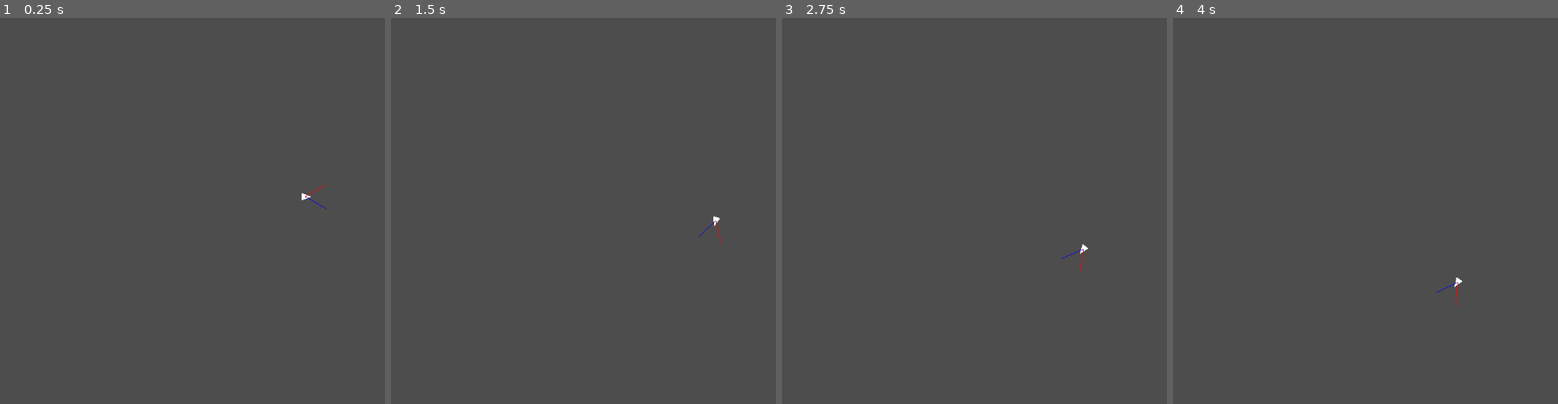
Above: before the commit, frames 1-4 (left to right).
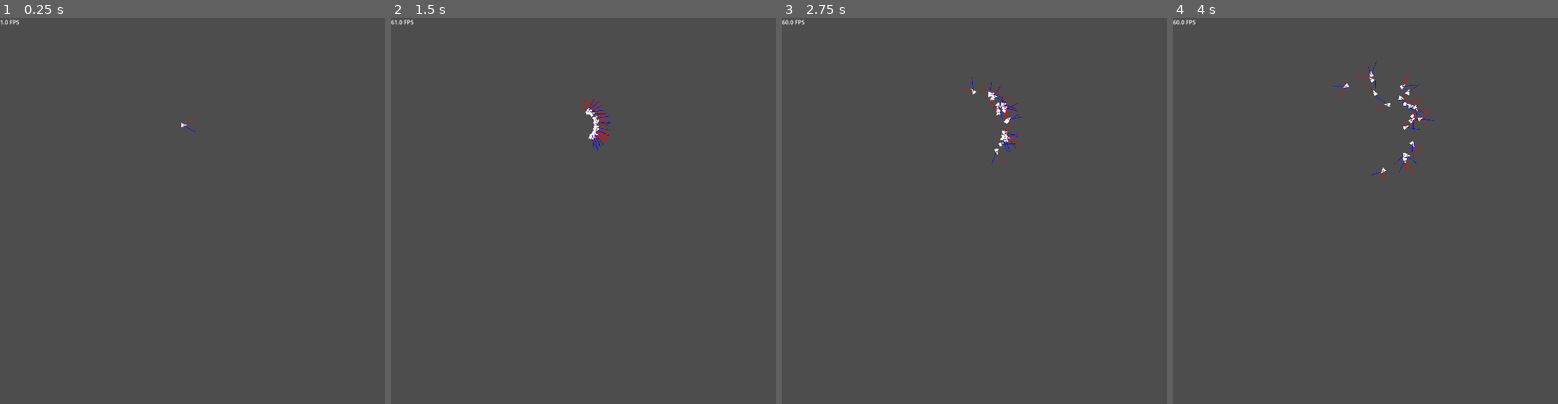
Above: after the commit, the same moments.

Repository: grantrichter04/ant-simulation
Game: Godot game, scene res://main.tscn
Two runs of this game, one before a commit and one after it. Both use one fixed random seed, a clock stepped at 60 frames per second and the inputs below.
Inputs (mouse positions are in pixels of both pictures, inside the frame that each line leads up to):
- Up to frame 1 (0.25 s): no input
- Up to frame 2 (1.5 s): move the mouse to (outside the picture) at 0.52 s; click (outside the picture) at 0.67 s; move the mouse to (598, 230) at 1.27 s; click (598, 230) at 1.42 s
- Up to frame 3 (2.75 s): move the mouse to (outside the picture) at 2.02 s; click (outside the picture) at 2.17 s
- Up to frame 4 (4 s): move the mouse to (1481, 288) at 2.77 s; click (1481, 288) at 2.92 s; move the mouse to (outside the picture) at 3.52 s; click (outside the picture) at 3.67 s

The runs differ from the first frame. In frame 1, 0.1% of the frame differs, in the area x 0-85%, y 0-50%; in frame 2, 0.4%; in frame 3, 0.5%; in frame 4, 0.5%, in the area x 0-76%, y 0-75%.

Commit message:
added ability to have multiple ants by changing node layout and adding ant_colony

Diff:
--- a/ant-simulation/ant.gd
+++ b/ant-simulation/ant.gd
@@ -20,6 +20,7 @@
 var wander_turn = 0.0
 var wander_range_min = 15
 var wander_range_max = 40
+var pheromone_map
 
 
 func _ready() -> void:
@@ -47,12 +48,12 @@
 
 		if havefood:
 			if position.distance_to(last_deposit) >=deposit_distance:
-				get_node("../PheromoneMap").deposit(position)
+				pheromone_map.deposit(position)
 				last_deposit = position
 
-		left_sensor_strength=get_node("../PheromoneMap").sample(left_sensor)
-		forward_sensor_strength = get_node("../PheromoneMap").sample(forward_sensor)
-		right_sensor_strength = get_node("../PheromoneMap").sample(right_sensor)
+		left_sensor_strength=pheromone_map.sample(left_sensor)
+		forward_sensor_strength = pheromone_map.sample(forward_sensor)
+		right_sensor_strength = pheromone_map.sample(right_sensor)
 
 		if left_sensor_strength <minimum_sense_strength  and forward_sensor_strength < minimum_sense_strength and right_sensor_strength < minimum_sense_strength:
 			wander(delta)
--- /dev/null
+++ b/ant-simulation/ant.tscn
@@ -0,0 +1,6 @@
+[gd_scene format=3 uid="uid://bf03xefiqh7h1"]
+
+[ext_resource type="Script" uid="uid://cdmladuglc735" path="res://ant.gd" id="1_oav7h"]
+
+[node name="Ant" type="Node2D" unique_id=1908139183]
+script = ExtResource("1_oav7h")
--- /dev/null
+++ b/ant-simulation/ant_colony.gd
@@ -0,0 +1,14 @@
+extends Node2D
+var colony_size = 20
+var ant_scene = preload("res://ant.tscn")
+
+# Called when the node enters the scene tree for the first time.
+func _ready() -> void:
+	for i in colony_size:
+		var ant = ant_scene.instantiate()
+		add_child(ant)
+		ant.pheromone_map = get_node("../PheromoneMap")
+
+# Called every frame. 'delta' is the elapsed time since the previous frame.
+func _process(delta: float) -> void:
+	pass
--- /dev/null
+++ b/ant-simulation/main.gd
@@ -0,0 +1,11 @@
+extends Node2D
+
+
+# Called when the node enters the scene tree for the first time.
+func _ready() -> void:
+	pass # Replace with function body.
+
+
+# Called every frame. 'delta' is the elapsed time since the previous frame.
+func _process(delta: float) -> void:
+	$Label.text = str(Engine.get_frames_per_second()) + " FPS"
--- a/ant-simulation/main.tscn
+++ b/ant-simulation/main.tscn
@@ -1,12 +1,18 @@
 [gd_scene format=3 uid="uid://cfvbft1saav37"]
 
 [ext_resource type="Script" uid="uid://b15388u5p0jhq" path="res://pheromone_map.gd" id="1_0xm2m"]
-[ext_resource type="Script" uid="uid://cdmladuglc735" path="res://ant.gd" id="1_ig7tw"]
+[ext_resource type="Script" uid="uid://d3iuryu3pwpom" path="res://main.gd" id="1_1bvp3"]
+[ext_resource type="Script" uid="uid://dyqh5fpmkpagd" path="res://ant_colony.gd" id="1_h2yge"]
 
 [node name="Node2D" type="Node2D" unique_id=735122095]
+script = ExtResource("1_1bvp3")
+
+[node name="Ant_Colony" type="Node2D" parent="." unique_id=2117035087]
+script = ExtResource("1_h2yge")
 
 [node name="PheromoneMap" type="Node2D" parent="." unique_id=710030328]
 script = ExtResource("1_0xm2m")
 
-[node name="Ant" type="Node2D" parent="." unique_id=825032529]
-script = ExtResource("1_ig7tw")
+[node name="Label" type="Label" parent="." unique_id=1927672552]
+offset_right = 40.0
+offset_bottom = 23.0
--- a/ant-simulation/project.godot
+++ b/ant-simulation/project.godot
@@ -15,6 +15,11 @@
 config/features=PackedStringArray("4.6", "Forward Plus")
 config/icon="res://icon.svg"
 
+[display]
+
+window/size/viewport_width=1920
+window/size/viewport_height=1080
+
 [physics]
 
 3d/physics_engine="Jolt Physics"
Not shown, added: ant-simulation/ant_colony.gd.uid
Not shown, added: ant-simulation/main.gd.uid
